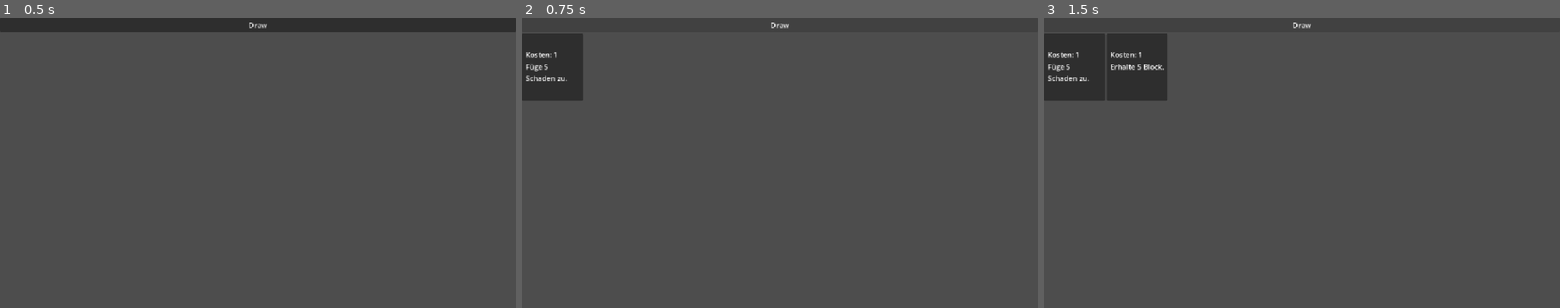
Above: before the commit, frames 1-3 (left to right).
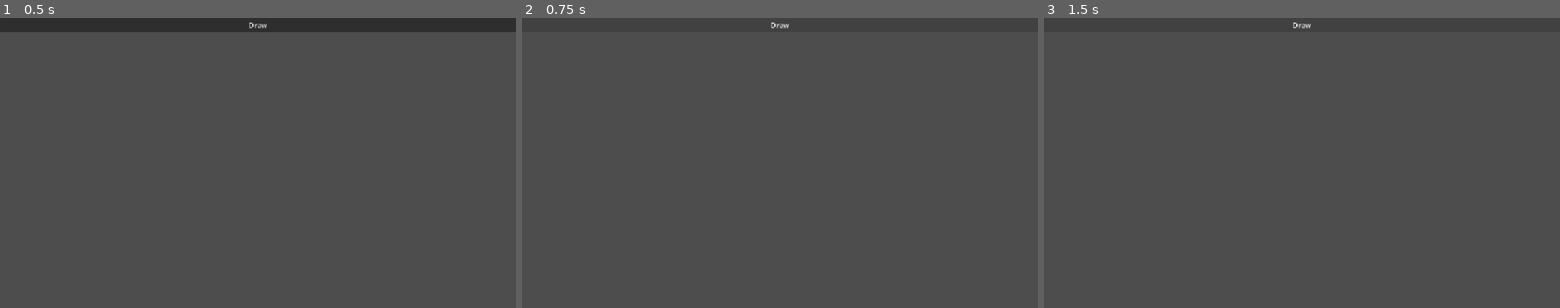
Above: after the commit, the same moments.

Repository: HelplessSneeker/Kartenspiel
Game: Godot game, scene res://scenes/game.tscn
The game is run twice, just before and just after one commit, with the same random seed, the same clock (stepped at 60 frames per second) and the same inputs. This scene is started directly instead of the project's main scene.
Inputs:
- Up to frame 1 (0.5 s): no input
- Up to frame 2 (0.75 s): click "Draw" at 0.5 s
- Up to frame 3 (1.5 s): click "Draw" at 1.25 s

Frame 1 is identical in both runs. In frame 2, 2.6% of the frame differs, in the area x 0-12%, y 5-29%; in frame 3, 5.2%, in the area x 0-24%, y 5-29%.

Commit message:
Hand als Zustand: refresh_hand(), CardView.clicked, Ruempfe fuer play_card/end_turn
- card.gd -> class_name CardView, feuert clicked(card) bei Linksklick
- game.gd: deck/hand/discard/energy als Zustand, View wird daraus neu gebaut
- play_card/end_turn/refresh_hud absichtlich leer - schreibt bfn

Diff:
--- a/cards/card.gd
+++ b/cards/card.gd
@@ -1,4 +1,9 @@
+class_name CardView
 extends PanelContainer
+
+## Wird gefeuert, wenn auf diese Karte geklickt wird.
+## Die Karte selbst weiss nicht, was "spielen" bedeutet - das entscheidet game.gd.
+signal clicked(card: CardView)
 
 var data: CardData
 
@@ -11,3 +16,8 @@
 		"damage": data.damage,
 		"block": data.block,
 	})
+
+
+func _gui_input(event: InputEvent) -> void:
+	if event is InputEventMouseButton and event.pressed and event.button_index == MOUSE_BUTTON_LEFT:
+		clicked.emit(self)
--- a/scenes/game.gd
+++ b/scenes/game.gd
@@ -1,19 +1,80 @@
 extends Control
 
-@export var deck: Array[CardData] = []
-const CARD_SCENE = preload("res://cards/card.tscn")
+const CARD_SCENE := preload("res://cards/card.tscn")
 
-# Called when the node enters the scene tree for the first time.
+## Energie pro Zug - fix, kein Ramp (Beschluss 07.08.2026).
+const MAX_ENERGY := 4
+
+## Wird im Inspector befuellt. Bleibt unangetastet - gezogen wird aus `deck`.
+@export var starting_deck: Array[CardData] = []
+
+var deck: Array[CardData] = []
+var hand: Array[CardData] = []
+var discard: Array[CardData] = []
+var energy: int = MAX_ENERGY
+
+
 func _ready() -> void:
+	deck = starting_deck.duplicate()
 	deck.shuffle()
+	refresh()
 
-func draw_card()-> void:
+
+func draw_card() -> void:
 	if deck.is_empty():
 		return
-	var card_data = deck.pop_back()
-	var card = CARD_SCENE.instantiate();
-	%HandContainer.add_child(card)
-	card.setup(card_data)
+	hand.append(deck.pop_back())
+	refresh()
+
+
+# --- DEIN PART ---------------------------------------------------------------
+
+## Energie pruefen, abziehen, Effekt anwenden, Karte von `hand` nach `discard`,
+## am Ende refresh(). Effekt vorerst nur print().
+func play_card(card_data: CardData) -> void:
+	pass
+
+
+## Energie auffuellen, eine Karte ziehen.
+func end_turn() -> void:
+	pass
+
+
+## Die drei Labels aus `deck`, `discard` und `energy` fuellen.
+func refresh_hud() -> void:
+	pass
+
+
+# --- Zustand -> Anzeige -------------------------------------------------------
+
+func refresh() -> void:
+	refresh_hand()
+	refresh_hud()
+
+
+## Baut die Hand komplett aus `hand` neu auf. Einziger Ort, an dem
+## HandContainer-Kinder entstehen oder verschwinden.
+func refresh_hand() -> void:
+	for child in %HandContainer.get_children():
+		%HandContainer.remove_child(child)
+		child.queue_free()
+
+	for card_data in hand:
+		var card: CardView = CARD_SCENE.instantiate()
+		%HandContainer.add_child(card)
+		card.setup(card_data)
+		card.clicked.connect(_on_card_clicked)
+
+
+# --- Signale ------------------------------------------------------------------
+
+func _on_card_clicked(card: CardView) -> void:
+	play_card(card.data)
+
 
 func _on_draw_button_pressed() -> void:
 	draw_card()
+
+
+func _on_end_turn_button_pressed() -> void:
+	end_turn()
